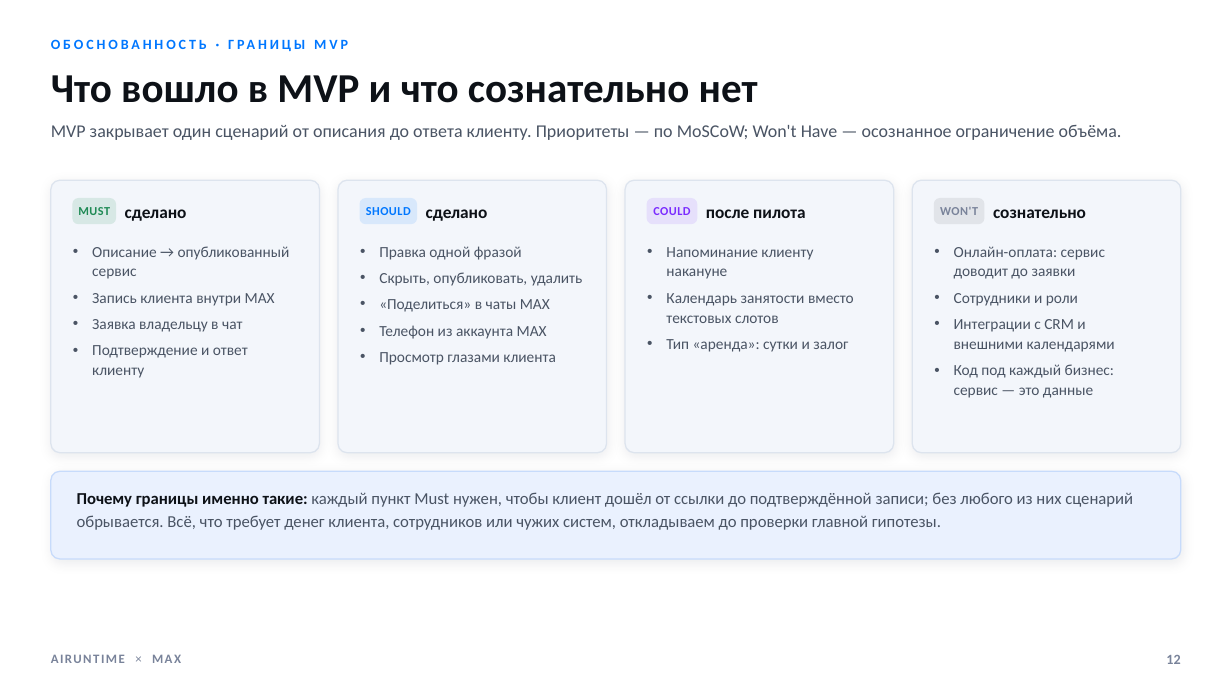
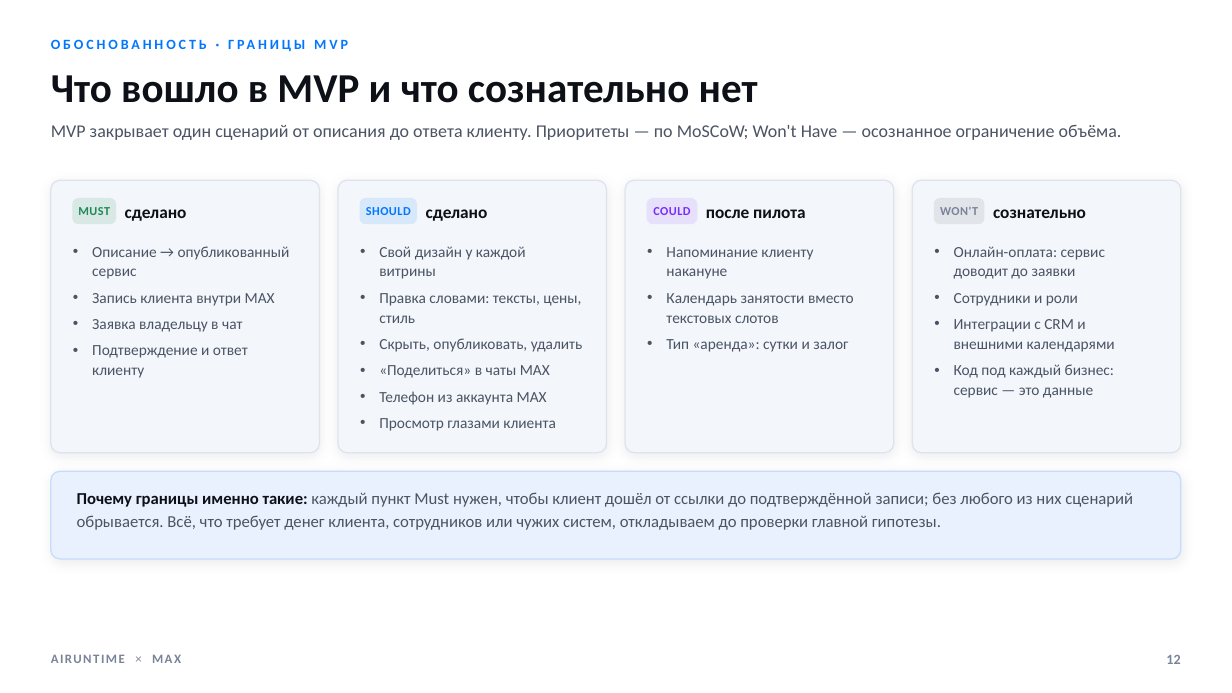
Before and after one commit to airuntime-ru/airuntime, a slide deck: slide 12 of docs/max-presentation/presentation.pptx. Drawn at 1232x693 pixels with LibreOffice and Linux fonts; fonts in the diff are those of the drawing. Boxes give left, top, right and bottom in pixels: in the first picture for what was removed or moved away, otherwise in the second. Text is boxed around its words. In the diff, an @@ line names an element or a change of style, - is before the commit and + after.

```diff
--- a/docs/max-presentation/presentation.pptx
+++ b/docs/max-presentation/presentation.pptx
@@ text at (379,246,581,323): text changed @@
-• Правка одной фразой
+• Свой дизайн у каждой витрины
+• Правка словами: тексты, цены, стиль
```
Also in this commit, not shown: 18 other slides changed, 2 slides added, 1 slide removed, 33 other files.
